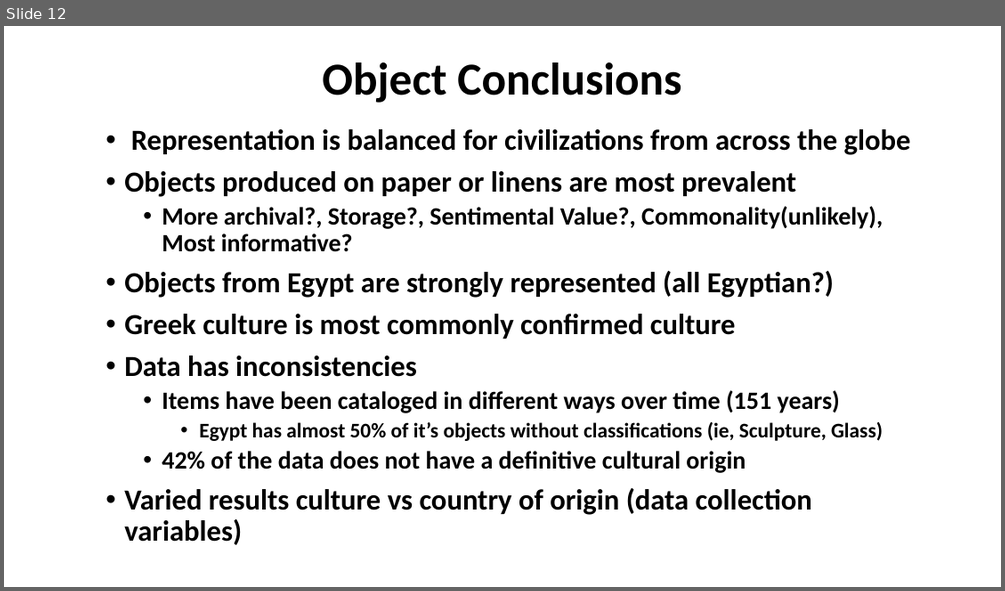
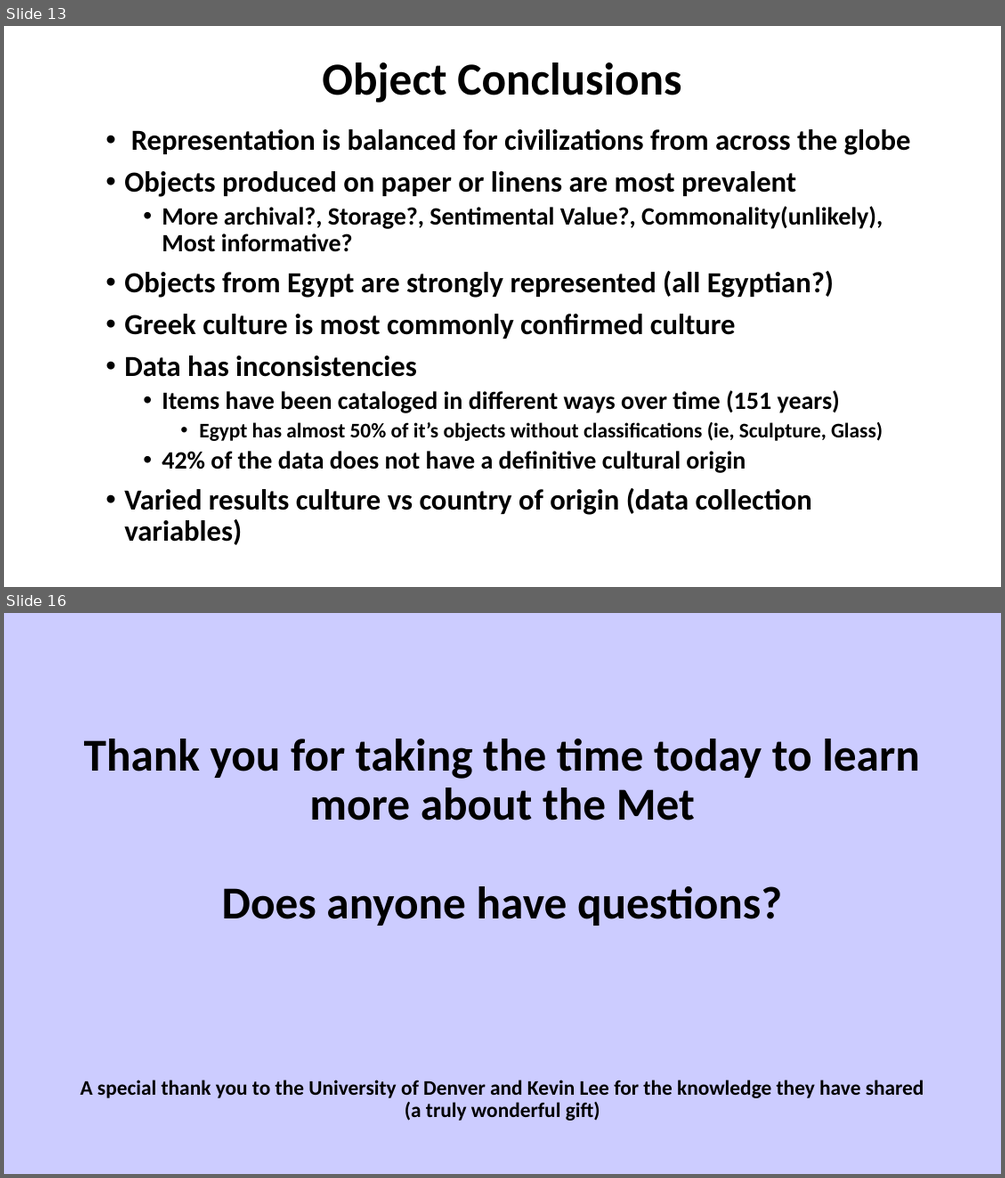
Before and after one commit to MtSopris/ProjectMet2, a slide deck: Analysis of th MET.pptx. Shown one above the other, each under a label of ours: slide 12 before the commit, slides 13 and 16 after it; the slides between them are not shown. The pictures are 1005x591 and 1005x1178 pixels, drawn with LibreOffice and Linux fonts; fonts in the diff are those of the drawing; background and template pictures are left out. Boxes give left, top, right and bottom in pixels: in the first picture for what was removed or moved away, otherwise in the second. Text is boxed around its words. In the diff, an @@ line names an element or a change of style, - is before the commit and + after.

```diff
--- a/Analysis of th MET.pptx
+++ b/Analysis of th MET.pptx
@@ slide 16 added at <box>4,613,1001,1174</box>, background #CCCCFF @@
@@ title added at <box>81,738,924,1120</box>, 20 pt, text #000000, bold @@
+Thank you for taking the time today to learn more about the Met
+Does anyone have questions?
+A special thank you to the University of Denver and Kevin Lee for the knowledge they have shared
+(a truly wonderful gift)
@@ what was slide 12 is now slide 13 @@
```
Also in this commit, not shown: 6 slides changed, 3 other slides added, 4 other files.
